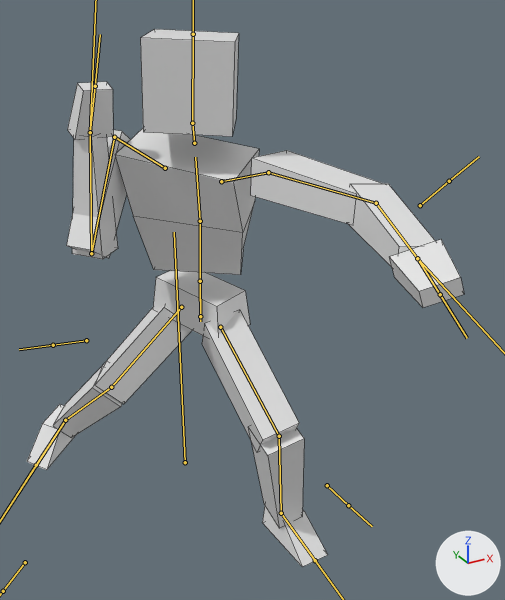
An edit to the FBX model Fighter System/Assets/Objects/Entities/Player/MOD_PlayerFighter.fbx, drawn before and after from the same camera.
Camera for both pictures: a 50 mm camera at (-0.85, -2.09, 1.68) aimed at (0.04, -0.46, 0.86). Arrows for +X, +Y and +Z are at lower right; the lights stay in place. Both versions are drawn at frame 6 of the action 'Armature|ANIM_Hook'; the numbers are the values there. The bones that bend it are drawn over the model as lines. Mesh edges are drawn as thin lines.
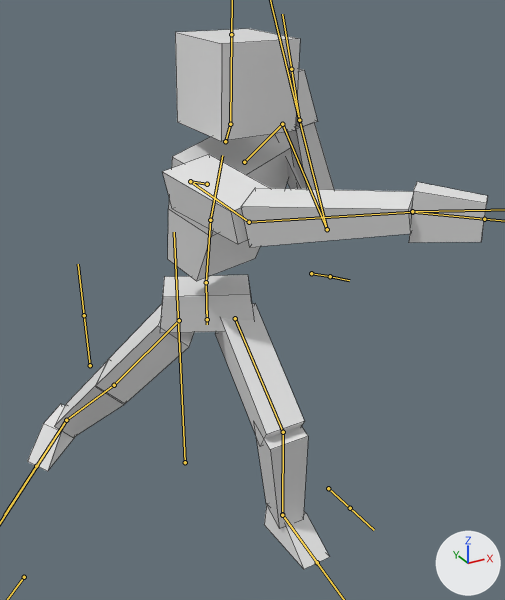
Patch to the scene script:
```diff
--- a/Fighter System/Assets/Objects/Entities/Player/MOD_PlayerFighter.fbx.py
+++ b/Fighter System/Assets/Objects/Entities/Player/MOD_PlayerFighter.fbx.py
@@ bone_ik_hips @@
 bone_ik_hips = bpy.data.objects['Armature'].pose.bones['IK_Hips']  # child of 'Bone'
-bone_ik_hips.location = (0.0, 0.203, -0.196)
-bone_ik_hips.rotation_quaternion = (0.82, 0.062, 0.568, 0.017)  # degrees (19, 68, 16)
+bone_ik_hips.location = (0.0, 0.191, -0.243)
+bone_ik_hips.rotation_quaternion = (0.976, 0.047, 0.214, -0.009)  # degrees (6, 25, 0)
@@ bone_thigh_l @@
 bone_thigh_l = bpy.data.objects['Armature'].pose.bones['Thigh.L']  # child of 'IK_Hips'
-bone_thigh_l.rotation_quaternion = (0.742, 0.357, -0.422, -0.38)  # degrees (65, -21, -68)
+bone_thigh_l.rotation_quaternion = (0.873, 0.127, -0.101, -0.46)  # degrees (18, -3, -56)
@@ bone_shin_l @@
 bone_shin_l = bpy.data.objects['Armature'].pose.bones['Shin.L']  # child of 'Thigh.L'
-bone_shin_l.rotation_quaternion = (0.844, 0.0, 0.0, 0.537)  # degrees (0, 0, 65)
+bone_shin_l.rotation_quaternion = (0.859, 0.0, 0.0, 0.512)  # degrees (0, 0, 62)
@@ bone_foot_l @@
 bone_foot_l = bpy.data.objects['Armature'].pose.bones['Foot.L']  # child of 'Shin.L'
-bone_foot_l.rotation_quaternion = (0.989, 0.021, -0.109, -0.097)  # degrees (4, -12, -12)
+bone_foot_l.rotation_quaternion = (0.99, 0.064, -0.092, -0.084)  # degrees (8, -10, -10)
@@ bone_midriff @@
 bone_midriff = bpy.data.objects['Armature'].pose.bones['Midriff']  # child of 'Hips'
-bone_midriff.rotation_quaternion = (0.94, 0.092, 0.326, 0.03)  # degrees (14, 37, 8)
+bone_midriff.rotation_quaternion = (0.915, 0.098, 0.391, -0.005)  # degrees (15, 46, 6)
@@ bone_chest @@
 bone_chest = bpy.data.objects['Armature'].pose.bones['Chest']  # child of 'Midriff'
-bone_chest.rotation_quaternion = (0.985, 0.011, -0.173, 0.018)  # degrees (1, -20, 2)
+bone_chest.rotation_quaternion = (0.995, 0.015, 0.068, 0.07)  # degrees (2, 8, 8)
@@ bone_neck @@
 bone_neck = bpy.data.objects['Armature'].pose.bones['Neck']  # child of 'Chest'
-bone_neck.rotation_quaternion = (0.975, -0.061, 0.205, -0.059)  # degrees (-9, 23, -9)
+bone_neck.rotation_quaternion = (0.983, -0.022, -0.126, 0.132)  # degrees (-5, -14, 16)
@@ bone_head @@
 bone_head = bpy.data.objects['Armature'].pose.bones['Head']  # child of 'Neck'
-bone_head.rotation_quaternion = (0.995, -0.088, -0.029, -0.023)  # degrees (-10, -4, -2)
+bone_head.rotation_quaternion = (0.984, -0.148, -0.021, -0.093)  # degrees (-17, -4, -10)
@@ bone_shoulder_l @@
 bone_shoulder_l = bpy.data.objects['Armature'].pose.bones['Shoulder.L']  # child of 'Chest'
-bone_shoulder_l.rotation_quaternion = (0.993, -0.008, -0.062, 0.096)  # degrees (-2, -7, 11)
+bone_shoulder_l.rotation_quaternion = (0.988, 0.022, -0.074, 0.135)  # degrees (1, -9, 15)
@@ bone_upperarm_l @@
 bone_upperarm_l = bpy.data.objects['Armature'].pose.bones['Upperarm.L']  # child of 'Shoulder.L'
-bone_upperarm_l.rotation_quaternion = (0.978, 0.189, -0.074, -0.054)  # degrees (22, -7, -8)
+bone_upperarm_l.rotation_quaternion = (0.536, 0.444, -0.102, -0.711)  # degrees (47, 31, -92)
@@ bone_forearm_l @@
 bone_forearm_l = bpy.data.objects['Armature'].pose.bones['Forearm.L']  # child of 'Upperarm.L'
-bone_forearm_l.rotation_quaternion = (0.953, 0.303, 0.0, -0.028)  # degrees (35, 1, -3)
+bone_forearm_l.rotation_quaternion = (0.364, 0.928, 0.0, -0.084)  # degrees (137, 9, -4)
@@ bone_hand_l @@
 bone_hand_l = bpy.data.objects['Armature'].pose.bones['Hand.L']  # child of 'Forearm.L'
-bone_hand_l.rotation_quaternion = (0.962, 0.029, 0.266, -0.045)  # degrees (2, 31, -5)
+bone_hand_l.rotation_quaternion = (0.993, 0.049, 0.1, 0.048)  # degrees (6, 11, 6)
@@ bone_shoulder_r @@
 bone_shoulder_r = bpy.data.objects['Armature'].pose.bones['Shoulder.R']  # child of 'Chest'
-bone_shoulder_r.rotation_quaternion = (0.992, 0.007, 0.067, -0.11)  # degrees (0, 8, -13)
+bone_shoulder_r.rotation_quaternion = (0.986, 0.076, 0.076, -0.125)  # degrees (8, 10, -14)
@@ bone_upperarm_r @@
 bone_upperarm_r = bpy.data.objects['Armature'].pose.bones['Upperarm.R']  # child of 'Shoulder.R'
-bone_upperarm_r.rotation_quaternion = (0.573, 0.164, 0.209, 0.776)  # degrees (31, -1, 107)
+bone_upperarm_r.rotation_quaternion = (0.88, 0.43, 0.183, 0.085)  # degrees (54, 14, 18)
@@ bone_forearm_r @@
 bone_forearm_r = bpy.data.objects['Armature'].pose.bones['Forearm.R']  # child of 'Upperarm.R'
-bone_forearm_r.rotation_quaternion = (0.277, 0.957, 0.0, 0.087)  # degrees (148, -10, 3)
+bone_forearm_r.rotation_quaternion = (0.936, 0.351, 0.0, 0.032)  # degrees (41, -1, 3)
@@ bone_hand_r @@
 bone_hand_r = bpy.data.objects['Armature'].pose.bones['Hand.R']  # child of 'Forearm.R'
-bone_hand_r.rotation_quaternion = (0.933, -0.068, -0.321, 0.149)  # degrees (-16, -35, 23)
+bone_hand_r.rotation_quaternion = (0.682, 0.042, -0.728, 0.053)  # degrees (18, -94, -10)
@@ bone_thigh_r @@
 bone_thigh_r = bpy.data.objects['Armature'].pose.bones['Thigh.R']  # child of 'IK_Hips'
-bone_thigh_r.rotation_quaternion = (0.893, 0.282, -0.321, 0.143)  # degrees (33, -41, 6)
+bone_thigh_r.rotation_quaternion = (0.935, 0.328, 0.061, -0.122)  # degrees (38, 11, -11)
@@ bone_shin_r @@
 bone_shin_r = bpy.data.objects['Armature'].pose.bones['Shin.R']  # child of 'Thigh.R'
-bone_shin_r.rotation_quaternion = (0.981, 0.0, 0.0, -0.195)  # degrees (0, 0, -23)
+bone_shin_r.rotation_quaternion = (0.998, 0.0, 0.0, -0.059)  # degrees (0, 0, -7)
@@ bone_foot_r @@
 bone_foot_r = bpy.data.objects['Armature'].pose.bones['Foot.R']  # child of 'Shin.R'
-bone_foot_r.rotation_quaternion = (0.925, 0.014, 0.378, -0.016)  # degrees (1, 44, -2)
+bone_foot_r.rotation_quaternion = (0.932, 0.036, 0.359, -0.043)  # degrees (3, 42, -4)
```

Where the change shows, as pixel boxes (x1, y1, x2, y2) in the pictures (505 x 600 px):
'Mesh', posed
    before: (27, 29, 464, 567)
    after: (27, 29, 488, 569)
bone 'IK_Hips', root to tip
    before: (200, 281) to (200, 321)
    after: (206, 282) to (207, 324)
bone 'Thigh.L', root to tip
    before: (220, 327) to (279, 436)
    after: (235, 318) to (283, 432)
bone 'Shin.L', root to tip
    before: (279, 436) to (281, 513)
    after: (283, 432) to (282, 514)
bone 'Foot.L', root to tip
    before: (281, 513) to (315, 560)
    after: (282, 514) to (317, 562)
bone 'Midriff', root to tip
    before: (200, 281) to (200, 221)
    after: (206, 282) to (210, 220)
bone 'Chest', root to tip
    before: (200, 221) to (195, 157)
    after: (210, 220) to (222, 155)
bone 'Neck', root to tip
    before: (194, 143) to (192, 123)
    after: (225, 141) to (230, 124)
bone 'Head', root to tip
    before: (192, 123) to (193, 34)
    after: (230, 124) to (231, 34)
bone 'Shoulder.L', root to tip
    before: (221, 181) to (268, 172)
    after: (244, 162) to (282, 124)
bone 'Upperarm.L', root to tip
    before: (268, 172) to (376, 203)
    after: (282, 124) to (327, 229)
bone 'Forearm.L', root to tip
    before: (376, 203) to (417, 258)
    after: (327, 229) to (299, 120)
bone 'Hand.L', root to tip
    before: (417, 258) to (440, 294)
    after: (299, 120) to (291, 69)
bone 'Shoulder.R', root to tip
    before: (165, 168) to (114, 137)
    after: (207, 184) to (190, 181)
bone 'Upperarm.R', root to tip
    before: (114, 137) to (91, 253)
    after: (190, 181) to (249, 222)
bone 'Forearm.R', root to tip
    before: (91, 253) to (90, 132)
    after: (249, 222) to (412, 212)
bone 'Hand.R', root to tip
    before: (90, 132) to (95, 86)
    after: (412, 212) to (484, 219)
bone 'Thigh.R', root to tip
    before: (181, 307) to (111, 387)
    after: (179, 320) to (114, 385)
bone 'Shin.R', root to tip
    before: (111, 387) to (65, 420)
    after: (114, 385) to (66, 420)
bone 'Foot.R', root to tip
    before: (65, 420) to (36, 465)
    after: (66, 420) to (36, 466)
